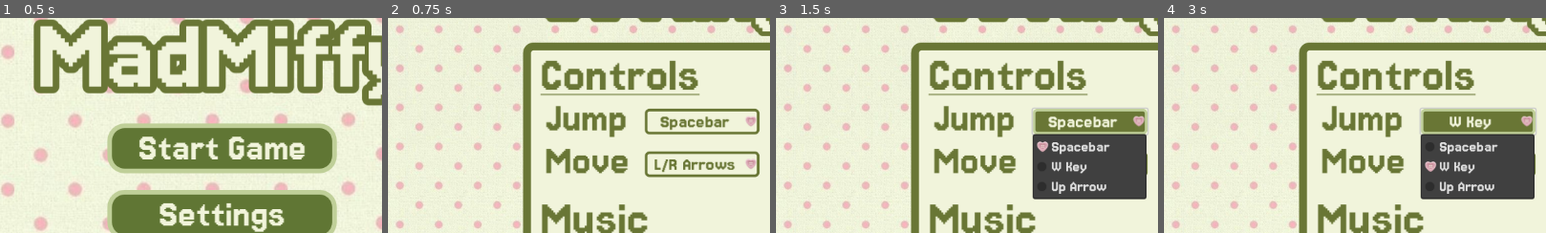
Above: before the commit, frames 1-4 (left to right).
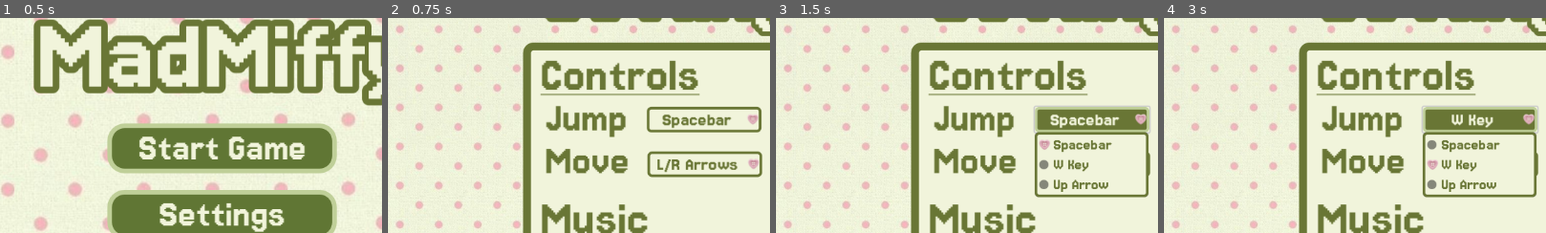
Above: after the commit, the same moments.

Repository: OhKay404/MadMiffy
Game: Godot game, scene res://Scenes/title_screen.tscn
Same seed, same stepped clock (60 frames per second), same inputs: the game is played once before the commit and once after it.
Inputs:
- Up to frame 1 (0.5 s): no input
- Up to frame 2 (0.75 s): click "Settings" at 0.5 s
- Up to frame 3 (1.5 s): click "Spacebar" at 1.25 s
- Up to frame 4 (3 s): click "L/R Arrows" at 2 s; click "W Key" at 2.75 s
The pictures show only the part of the screen within x 10-60%, y 22-72%; the shares and areas given below are measured in that part.

Frame 1 is identical in both runs. In frame 2, 3.5% of the frame differs, in the area x 67-98%, y 41-75%; in frame 3, 11%, in the area x 67-98%, y 40-85%; in frame 4, 11%.

Commit message:
Stylize popup menu of OptionButtons in settings screen using StyleBoxFlats

Diff:
--- a/Scenes/settings_scene.tscn
+++ b/Scenes/settings_scene.tscn
@@ -15,6 +15,7 @@
 [ext_resource type="StyleBox" uid="uid://bqws07x7hi5cd" path="res://StyleBoxFlats/dropdown_hover.tres" id="8_2r5g8"]
 [ext_resource type="StyleBox" uid="uid://dquayf3nvnmh4" path="res://StyleBoxFlats/dropdown_normal.tres" id="8_221nc"]
 [ext_resource type="Texture2D" uid="uid://bowi4y47iuff6" path="res://Images/toggle_off.png" id="8_elywa"]
+[ext_resource type="Theme" uid="uid://b5vwtq3c6i5m7" path="res://popup_menu.tres" id="8_qwaxv"]
 [ext_resource type="Texture2D" uid="uid://coh535wwpkmk1" path="res://Images/dropdown_arrow.png" id="9_061es"]
 [ext_resource type="Script" uid="uid://cteyuhrb8jlj" path="res://Scripts/toggle_volume.gd" id="9_dpiik"]
 [ext_resource type="StyleBox" uid="uid://cpo48bxtl402y" path="res://StyleBoxFlats/dropdown_pressed.tres" id="9_qw1nj"]
@@ -31,11 +32,6 @@
 corner_radius_top_right = 15
 corner_radius_bottom_right = 15
 corner_radius_bottom_left = 15
-
-[sub_resource type="Theme" id="Theme_qw1nj"]
-PopupMenu/font_sizes/font_size = 25
-PopupMenu/fonts/font = ExtResource("2_2kfxj")
-PopupMenu/icons/radio_checked = ExtResource("9_061es")
 
 [sub_resource type="Animation" id="Animation_ibs2t"]
 length = 0.001
@@ -176,12 +172,12 @@
 text = "Jump"
 
 [node name="JumpDrop" type="OptionButton" parent="."]
-offset_left = 508.586
-offset_top = 284.176
-offset_right = 682.586
-offset_bottom = 313.176
+offset_left = 511.607
+offset_top = 281.143
+offset_right = 685.607
+offset_bottom = 310.143
 mouse_default_cursor_shape = 2
-theme = SubResource("Theme_qw1nj")
+theme = ExtResource("8_qwaxv")
 theme_override_colors/font_hover_pressed_color = Color(0.945098, 0.956863, 0.858824, 1)
 theme_override_colors/font_hover_color = Color(0.945098, 0.956863, 0.858824, 1)
 theme_override_colors/font_color = Color(0.411765, 0.462745, 0.207843, 1)
@@ -210,10 +206,11 @@
 text = "Move"
 
 [node name="MoveDrop" type="OptionButton" parent="."]
-offset_left = 509.0
-offset_top = 349.0
-offset_right = 683.0
-offset_bottom = 378.0
+offset_left = 512.614
+offset_top = 348.9
+offset_right = 686.614
+offset_bottom = 377.9
+theme = ExtResource("8_qwaxv")
 theme_override_colors/font_hover_pressed_color = Color(0.945098, 0.956863, 0.858824, 1)
 theme_override_colors/font_hover_color = Color(0.945098, 0.956863, 0.858824, 1)
 theme_override_colors/font_color = Color(0.411765, 0.462745, 0.207843, 1)
--- /dev/null
+++ b/StyleBoxFlats/popup_hover.tres
@@ -0,0 +1,8 @@
+[gd_resource type="StyleBoxFlat" format=3 uid="uid://bqtnk6ypjtvuw"]
+
+[resource]
+bg_color = Color(0.411765, 0.462745, 0.207843, 1)
+corner_radius_top_left = 6
+corner_radius_top_right = 6
+corner_radius_bottom_right = 6
+corner_radius_bottom_left = 6
--- /dev/null
+++ b/StyleBoxFlats/popup_panel.tres
@@ -0,0 +1,13 @@
+[gd_resource type="StyleBoxFlat" format=3 uid="uid://cmcclcjt7ygy3"]
+
+[resource]
+bg_color = Color(0.945098, 0.956863, 0.858824, 1)
+border_width_left = 4
+border_width_top = 4
+border_width_right = 4
+border_width_bottom = 4
+border_color = Color(0.411765, 0.462745, 0.207843, 1)
+corner_radius_top_left = 6
+corner_radius_top_right = 6
+corner_radius_bottom_right = 6
+corner_radius_bottom_left = 6
--- /dev/null
+++ b/popup_menu.tres
@@ -0,0 +1,15 @@
+[gd_resource type="Theme" load_steps=5 format=3 uid="uid://b5vwtq3c6i5m7"]
+
+[ext_resource type="FontFile" uid="uid://d0hi4fplr7yai" path="res://Fonts/Jersey15-Regular.ttf" id="1_32dbj"]
+[ext_resource type="Texture2D" uid="uid://coh535wwpkmk1" path="res://Images/dropdown_arrow.png" id="2_c765a"]
+[ext_resource type="StyleBox" uid="uid://bqtnk6ypjtvuw" path="res://StyleBoxFlats/popup_hover.tres" id="3_kyi3x"]
+[ext_resource type="StyleBox" uid="uid://cmcclcjt7ygy3" path="res://StyleBoxFlats/popup_panel.tres" id="4_h4tih"]
+
+[resource]
+PopupMenu/colors/font_color = Color(0.411765, 0.462745, 0.207843, 1)
+PopupMenu/colors/font_hover_color = Color(0.945098, 0.956863, 0.858824, 1)
+PopupMenu/font_sizes/font_size = 25
+PopupMenu/fonts/font = ExtResource("1_32dbj")
+PopupMenu/icons/radio_checked = ExtResource("2_c765a")
+PopupMenu/styles/hover = ExtResource("3_kyi3x")
+PopupMenu/styles/panel = ExtResource("4_h4tih")
